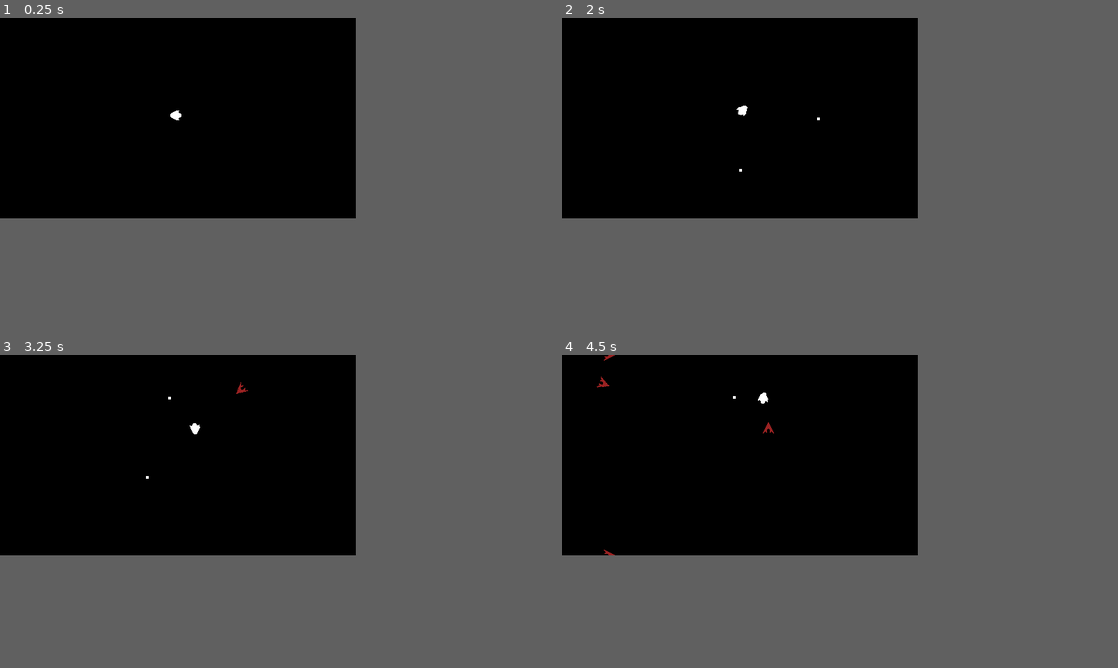
Above: before the commit, frames 1-4 (two rows, left to right).
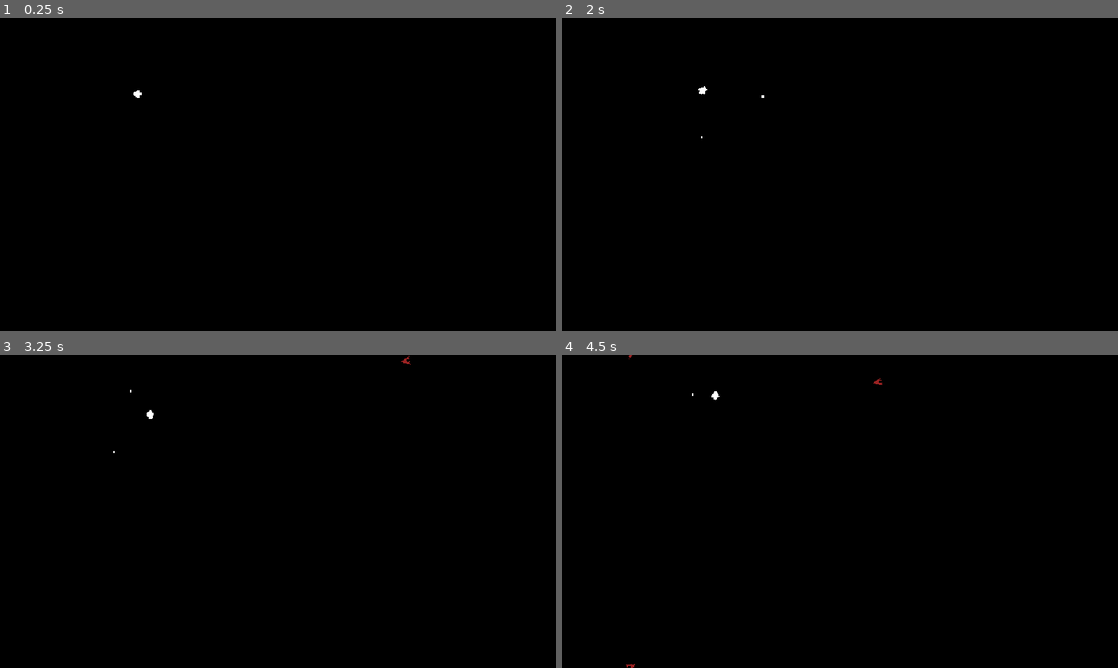
Above: after the commit, the same moments.

Repository: Olly-Fallows/bullet-hell
Game: Godot game, scene res://GameScreen.tscn
Same seed, same stepped clock (60 frames per second), same inputs: the game is played once before the commit and once after it. The project has no main scene, so this scene is started directly.
Inputs:
- Up to frame 1 (0.25 s): no input
- Up to frame 2 (2 s): tap Enter at 0.5 s; hold D (right) 0.53-1.28 s; hold Space (shoot) 0.53-1.28 s; hold S (backward) from 1.28 s (still down); tap Space (shoot) at 1.35 s
- Up to frame 3 (3.25 s): release S (backward) at 2.03 s; hold D (right) 2.03-2.78 s; hold Space (shoot) 2.03-2.78 s; hold W (forward) from 2.78 s (still down); tap Space (shoot) at 2.85 s
- Up to frame 4 (4.5 s): release W (forward) at 3.53 s; hold Space (shoot) 3.53-4.28 s; hold A (left) from 3.53 s (still down); tap Space (shoot) at 4.35 s
In our replay, the window is 512x288 before the commit and 800x450 after it. These sizes can differ from the game's own. Grey fills any space a smaller window leaves; there, only what the larger window draws over its background counts as a difference.

The runs differ from the first frame. In frame 1, less than 0.1% of the frame differs, in the area x 24-33%, y 23-33%; in frame 2, less than 0.1%; in frame 3, 0.1%; in frame 4, 0.2%, in the area x 6-58%, y 0-100%.

Commit message:
updated physics, added death

Diff:
--- a/GameScreen.tscn
+++ b/GameScreen.tscn
@@ -1,8 +1,7 @@
-[gd_scene load_steps=4 format=3 uid="uid://cxj2mprf2rsbd"]
+[gd_scene load_steps=3 format=3 uid="uid://cxj2mprf2rsbd"]
 
 [ext_resource type="Script" uid="uid://x2g37lloyg85" path="res://game_screen.gd" id="1_qufq8"]
 [ext_resource type="PackedScene" uid="uid://cfxhmt4lrnxyf" path="res://entities/player/Player.tscn" id="1_vau7r"]
-[ext_resource type="PackedScene" uid="uid://b7qnxedrwd54f" path="res://entities/enemies/dart.tscn" id="2_mnua3"]
 
 [node name="GameScreen" type="Node2D"]
 script = ExtResource("1_qufq8")
@@ -10,9 +9,6 @@
 [node name="Player" parent="." instance=ExtResource("1_vau7r")]
 position = Vector2(253, 140)
 
-[node name="Dart" parent="." instance=ExtResource("2_mnua3")]
-position = Vector2(-177, -187)
-
 [node name="Timer" type="Timer" parent="."]
 wait_time = 2.0
 autostart = true
--- a/entities/enemies/dart.gd
+++ b/entities/enemies/dart.gd
@@ -1,4 +1,4 @@
-extends CharacterBody2D
+extends RigidBody2D
 
 @export
 var speed: float = 100
@@ -17,12 +17,16 @@
 
 func _ready() -> void:
 	$Health.dead.connect(queue_free)
+	$Hitbox.hit.connect(func(_box):
+		queue_free())
 
 func _physics_process(delta: float) -> void:
+	if player == null or not player.is_node_ready():
+		return
 	if charging:
 		target_vel = (target_pos-global_position).normalized()*speed*1.5
-		velocity = velocity.lerp(target_vel, acceleration*2*delta)
-		if (target_pos-global_position).length() < velocity.length():
+		linear_velocity = linear_velocity.lerp(target_vel, acceleration*2*delta)
+		if (target_pos-global_position).length() < linear_velocity.length():
 			charging = false
 	else:
 		var diff = (player.global_position-global_position)
@@ -31,9 +35,8 @@
 			charging = true
 		else:
 			var ang = diff.normalized().angle()
-			velocity = velocity.lerp(Vector2(0.5,0.5).rotated(ang)*speed, acceleration*delta)
-	move_and_slide()
-	look_at(global_position + velocity)
+			linear_velocity = linear_velocity.lerp(Vector2(0.5,0.5).rotated(ang)*speed, acceleration*delta)
+	look_at(global_position + linear_velocity)
 	# Wrapping
 	if wrapping:
 		global_position.x = wrapf(global_position.x, 0, screen_size.x)
--- a/entities/enemies/dart.tscn
+++ b/entities/enemies/dart.tscn
@@ -1,10 +1,11 @@
-[gd_scene load_steps=8 format=3 uid="uid://b7qnxedrwd54f"]
+[gd_scene load_steps=10 format=3 uid="uid://b7qnxedrwd54f"]
 
 [ext_resource type="Texture2D" uid="uid://dqhbujv8h6fql" path="res://assets/sprites/dart.png" id="1_k5csa"]
 [ext_resource type="Script" uid="uid://c8ybf5d5lis5h" path="res://entities/enemies/dart.gd" id="1_kvdw3"]
 [ext_resource type="Script" uid="uid://bhetfwiq1crmb" path="res://scripts/util/mirror_sprite.gd" id="3_5w71j"]
 [ext_resource type="Script" uid="uid://c3j028e7gb1jb" path="res://scripts/types/Hurtbox.gd" id="4_7ydiy"]
 [ext_resource type="Script" uid="uid://dhfg2wy17g1kx" path="res://scripts/types/Health.gd" id="4_tegqy"]
+[ext_resource type="Script" uid="uid://cu4cowa7n1ifp" path="res://scripts/types/Hitbox.gd" id="6_338x4"]
 
 [sub_resource type="CircleShape2D" id="CircleShape2D_5w71j"]
 radius = 6.0
@@ -12,7 +13,9 @@
 [sub_resource type="CircleShape2D" id="CircleShape2D_tegqy"]
 radius = 11.0
 
-[node name="Dart" type="CharacterBody2D"]
+[sub_resource type="CircleShape2D" id="CircleShape2D_5omra"]
+
+[node name="Dart" type="RigidBody2D"]
 script = ExtResource("1_kvdw3")
 
 [node name="Dart" type="Sprite2D" parent="."]
@@ -27,8 +30,17 @@
 metadata/_custom_type_script = "uid://dhfg2wy17g1kx"
 
 [node name="Hurtbox" type="Area2D" parent="Health"]
+collision_layer = 2
 script = ExtResource("4_7ydiy")
 metadata/_custom_type_script = "uid://c3j028e7gb1jb"
 
 [node name="CollisionShape2D" type="CollisionShape2D" parent="Health/Hurtbox"]
 shape = SubResource("CircleShape2D_tegqy")
+
+[node name="Hitbox" type="Area2D" parent="."]
+collision_layer = 2
+script = ExtResource("6_338x4")
+metadata/_custom_type_script = "uid://cu4cowa7n1ifp"
+
+[node name="CollisionShape2D" type="CollisionShape2D" parent="Hitbox"]
+shape = SubResource("CircleShape2D_5omra")
--- a/entities/player/Player.tscn
+++ b/entities/player/Player.tscn
@@ -6,11 +6,16 @@
 [ext_resource type="Script" uid="uid://b6vfcjha302s0" path="res://scripts/types/PlayerBodyStats.gd" id="3_g3lhm"]
 [ext_resource type="Script" uid="uid://bj21e4ryiyrs7" path="res://scripts/types/PlayerAttackStats.gd" id="4_4pwj0"]
 [ext_resource type="Script" uid="uid://c1psqytc4e2dd" path="res://entities/player/gun.gd" id="6_4pwj0"]
+[ext_resource type="Script" uid="uid://c3j028e7gb1jb" path="res://scripts/types/Hurtbox.gd" id="7_fmb3c"]
+
+[sub_resource type="CircleShape2D" id="CircleShape2D_rl6fg"]
+radius = 8.0
 
 [sub_resource type="CircleShape2D" id="CircleShape2D_4pwj0"]
 radius = 7.0
 
-[node name="Player" type="CharacterBody2D" groups=["player"]]
+[node name="Player" type="RigidBody2D" groups=["player"]]
+linear_damp = 0.1
 script = ExtResource("1_eaotn")
 
 [node name="PlayerShip" type="Sprite2D" parent="."]
@@ -20,6 +25,14 @@
 [node name="PlayerBodyStats" type="Node2D" parent="."]
 script = ExtResource("3_g3lhm")
 metadata/_custom_type_script = "uid://b6vfcjha302s0"
+
+[node name="Hurtbox" type="Area2D" parent="PlayerBodyStats"]
+collision_mask = 2
+script = ExtResource("7_fmb3c")
+metadata/_custom_type_script = "uid://c3j028e7gb1jb"
+
+[node name="CollisionShape2D" type="CollisionShape2D" parent="PlayerBodyStats/Hurtbox"]
+shape = SubResource("CircleShape2D_rl6fg")
 
 [node name="PlayerAttackStats" type="Node2D" parent="."]
 script = ExtResource("4_4pwj0")
--- a/entities/player/gun.gd
+++ b/entities/player/gun.gd
@@ -1,7 +1,7 @@
 extends Node2D
 
 @onready
-var player: CharacterBody2D = $".."
+var player: RigidBody2D = $".."
 @onready
 var attack_stats: PlayerAttackStats = $"../PlayerAttackStats"
 var last_shot: float = 0
@@ -18,9 +18,11 @@
 		pass
 	else:
 		for a in range(attack_stats.shot_count):
-			var b = attack_stats.bullet.instantiate()
-			b.velocity = player.velocity + Vector2(attack_stats.shot_speed, 0).rotated(global_rotation+randf_range(-attack_stats.shot_spread, attack_stats.shot_spread))
+			var b := attack_stats.bullet.instantiate()
+			b.velocity = player.linear_velocity + Vector2(attack_stats.shot_speed, 0).rotated(global_rotation+randf_range(-attack_stats.shot_spread, attack_stats.shot_spread))
 			b.damage = attack_stats.shot_damage
 			b.ttl = attack_stats.shot_range
 			get_tree().current_scene.add_child(b)
 			b.global_position = global_position
+			b.collision_layer = 1
+			b.collision_mask = 2
--- a/entities/player/player.gd
+++ b/entities/player/player.gd
@@ -1,4 +1,4 @@
-extends CharacterBody2D
+extends RigidBody2D
 class_name Player
 
 @onready
@@ -7,6 +7,13 @@
 var attack_stats: PlayerAttackStats = $PlayerAttackStats
 @onready
 var screen_size = get_viewport_rect().size
+
+var xp: int
+var level: int
+
+func _ready() -> void:
+	body_stats.dead.connect(func():
+		queue_free())
 
 func _physics_process(delta: float) -> void:
 	var input_dir = Input.get_vector("backward", "forward", "strafe_left", "strafe_right")
@@ -17,8 +24,7 @@
 	# Move
 	if input_dir:
 		var forward = input_dir.rotated(rotation) * body_stats.speed
-		velocity = velocity.lerp(forward, body_stats.acceloration * delta)
-	move_and_slide()
+		linear_velocity = linear_velocity.lerp(forward, body_stats.acceloration * delta)
 	# Wrapping
 	global_position.x = wrapf(global_position.x, 0, screen_size.x)
 	global_position.y = wrapf(global_position.y, 0, screen_size.y)
--- a/entities/projectiles/slug.tscn
+++ b/entities/projectiles/slug.tscn
@@ -7,6 +7,8 @@
 size = Vector2(4, 4)
 
 [node name="Slug" type="Area2D"]
+collision_layer = 0
+collision_mask = 0
 script = ExtResource("1_yvat8")
 metadata/_custom_type_script = "uid://cu4cowa7n1ifp"
 
--- a/project.godot
+++ b/project.godot
@@ -14,10 +14,14 @@
 config/features=PackedStringArray("4.5", "GL Compatibility")
 config/icon="res://icon.svg"
 
+[autoload]
+
+SignalBus="*res://scripts/globals/SignalBus.gd"
+
 [display]
 
-window/size/viewport_width=512
-window/size/viewport_height=288
+window/size/viewport_width=1024
+window/size/viewport_height=576
 window/stretch/mode="canvas_items"
 
 [global_group]
@@ -62,9 +66,15 @@
 ]
 }
 
+[layer_names]
+
+2d_physics/layer_1="player"
+2d_physics/layer_2="enemy"
+
 [physics]
 
 2d/physics_engine="GodotPhysics2D"
+2d/default_gravity=0.0
 
 [rendering]
 
--- /dev/null
+++ b/scripts/globals/SignalBus.gd
@@ -0,0 +1,4 @@
+extends Node
+
+signal health_changed(health: float, max_health: float)
+signal xp_changed(xp: int, xp_needed: int)
--- a/scripts/types/PlayerBodyStats.gd
+++ b/scripts/types/PlayerBodyStats.gd
@@ -1,10 +1,21 @@
 extends Node2D
 class_name PlayerBodyStats
 
-var max_health: float = 1
+signal dead
+
+var max_health: float = 4
 @onready
 var health: float = max_health
 var size: float = 1
 var speed: float = 50
 var turn_speed: float = 3.1
 var acceloration: float = 1
+
+func _ready() -> void:
+	$Hurtbox.hurt.connect(hurt)
+
+func hurt(box: Hitbox):
+	health -= box.damage
+	SignalBus.health_changed.emit(health, max_health)
+	if health <= 0:
+		dead.emit()
Binary file added: assets/sprites/jumper.png
Not shown, added: assets/sprites/jumper.png.import
Binary file changed: assets/sprites/player-ship.aseprite
Not shown: 1 places in entities/player/Player.tscn that only renumber resources
Not shown, added: scripts/globals/SignalBus.gd.uid
Not shown, added: assets/Ships Concept Art.kra
Not shown, added: assets/Ships Concept Art.kra~
